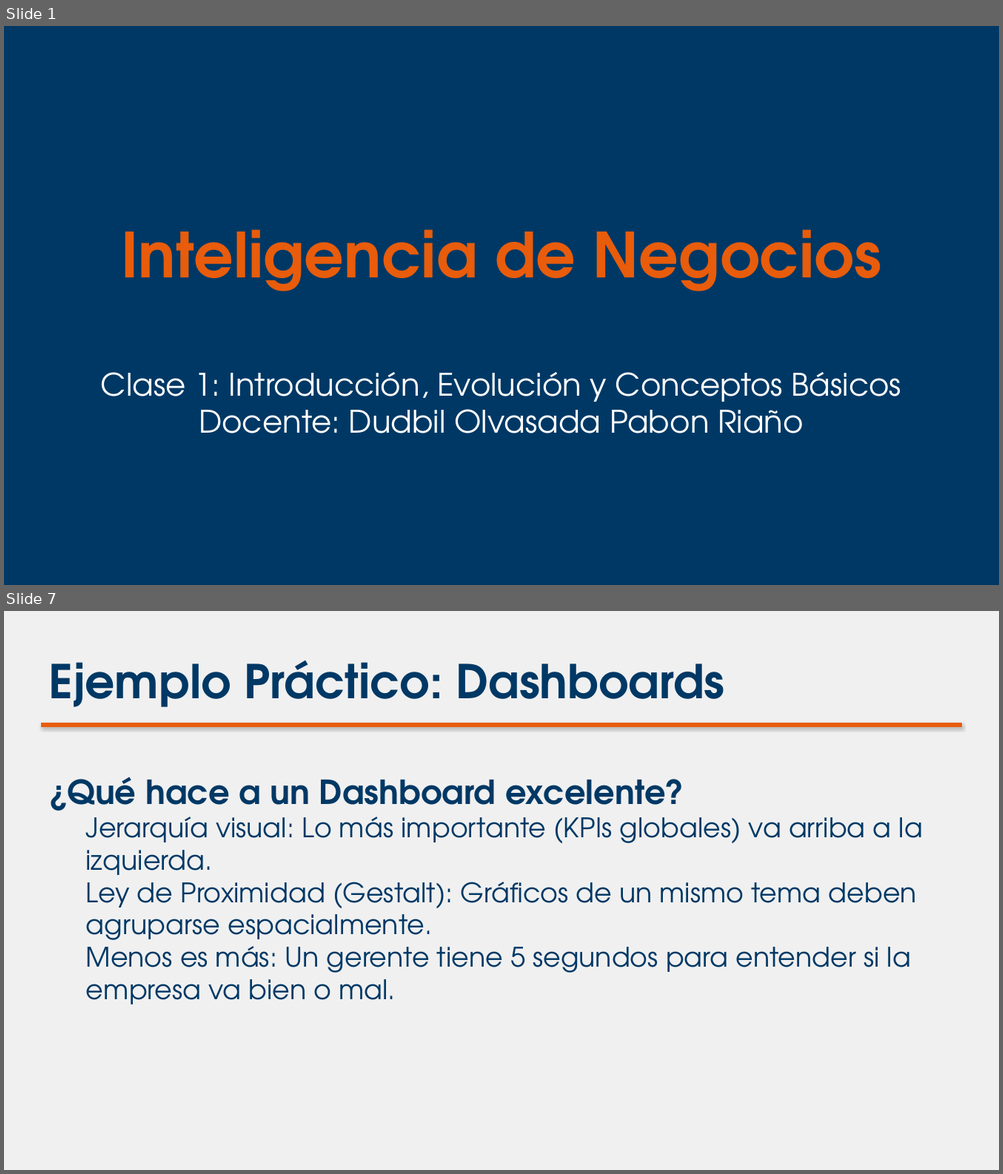
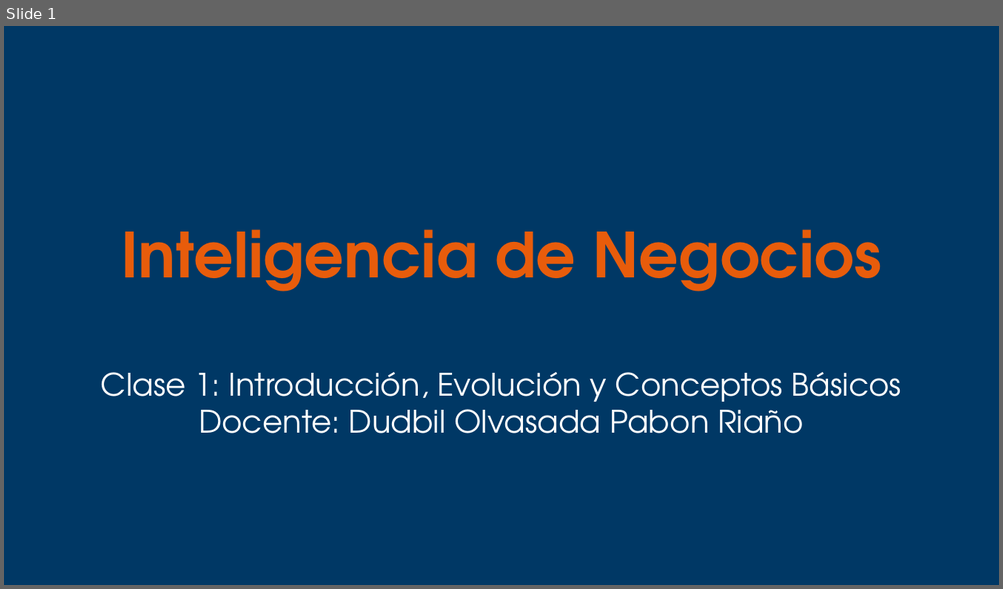
Before and after one commit to dudbilopr/Inteligencia-de-negocios, a slide deck: Semanas/Semana_1/diapositivas_semana_1.pptx. Shown one above the other, each under a label of ours: slides 1 and 7 before the commit, slide 1 after it; the slides between them are not shown. The pictures are 1003x1174 and 1003x589 pixels, drawn with LibreOffice and Linux fonts; fonts in the diff are those of the drawing. Boxes give left, top, right and bottom in pixels: in the first picture for what was removed or moved away, otherwise in the second. Text is boxed around its words. In the diff, an @@ line names an element or a change of style, - is before the commit and + after.

```diff
--- a/Semanas/Semana_1/diapositivas_semana_1.pptx
+++ b/Semanas/Semana_1/diapositivas_semana_1.pptx
@@ slide 7 removed at (x1=4, y1=611, x2=999, y2=1170), background #F0F0F0 @@
@@ text removed at (x1=48, y1=661, x2=724, y2=707) @@
-Ejemplo Práctico: Dashboards
@@ rectangle removed at (x1=41, y1=723, x2=962, y2=726) @@
@@ text removed at (x1=48, y1=777, x2=922, y2=1005) @@
-¿Qué hace a un Dashboard excelente?
-  Jerarquía visual: Lo más importante (KPIs globales) va arriba a la izquierda.
-  Ley de Proximidad (Gestalt): Gráficos de un mismo tema deben agruparse espacialmente.
-  Menos es más: Un gerente tiene 5 segundos para entender si la empresa va bien o mal.
```
Also in this commit, not shown: 6 slides changed, 4 slides added, 4 other files.
